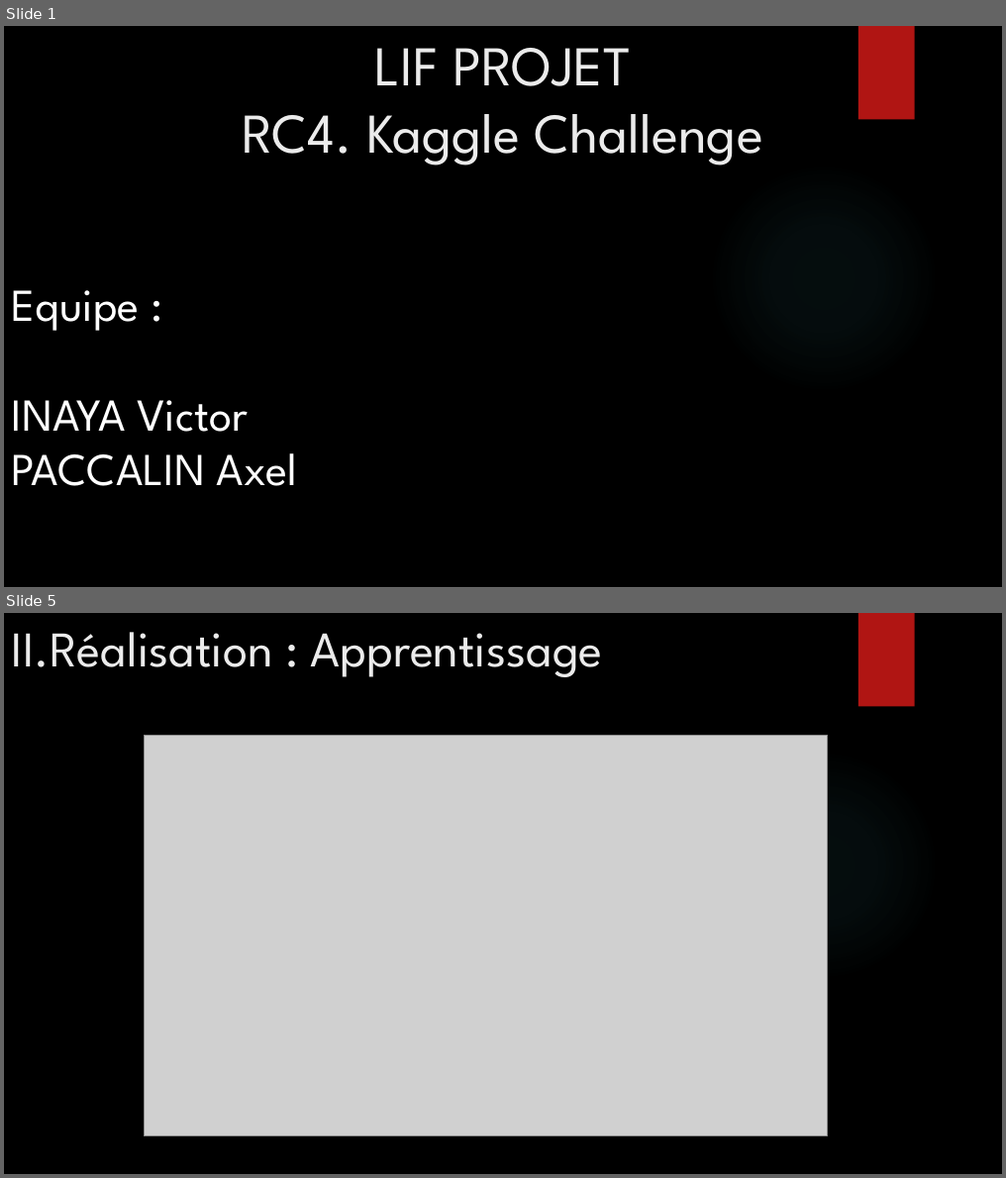
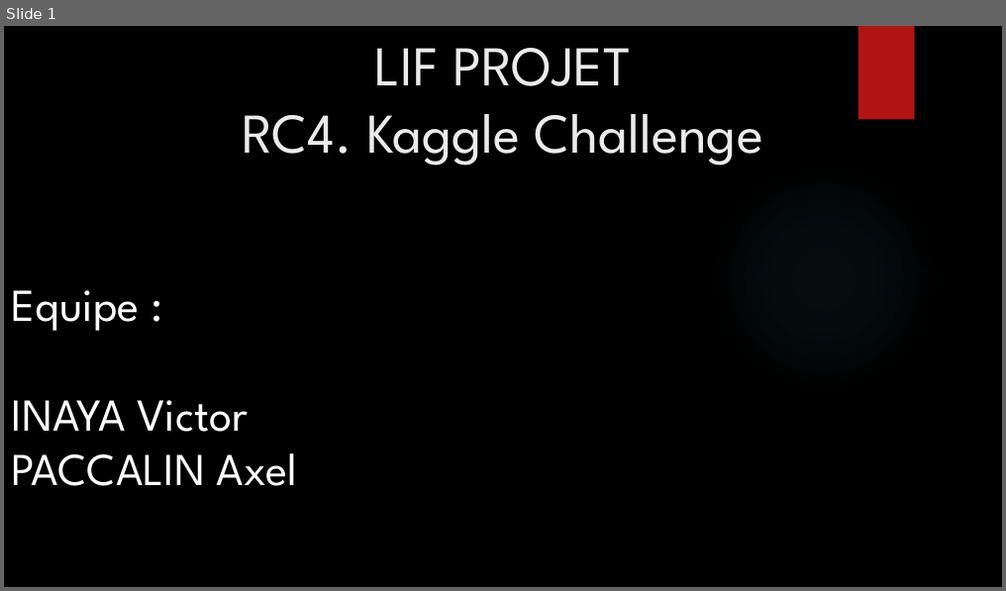
Before and after one commit to CazabetLyon1/Kaggle2018-1, a slide deck: Demo.pptx. Shown one above the other, each under a label of ours: slides 1 and 5 before the commit, slide 1 after it; the slides between them are not shown. The pictures are 1006x1178 and 1006x591 pixels, drawn with LibreOffice and Linux fonts; fonts in the diff are those of the drawing; grey boxes stand for pictures; background and template pictures are left out. Boxes give left, top, right and bottom in pixels: in the first picture for what was removed or moved away, otherwise in the second. Text is boxed around its words. In the diff, an @@ line names an element or a change of style, - is before the commit and + after.

```diff
--- a/Demo.pptx
+++ b/Demo.pptx
@@ slide 5 removed at (x1=4, y1=613, x2=1002, y2=1174), background picture (left out); not listed: 2 template elements that a slide beside it also shows @@
@@ title removed at (x1=12, y1=632, x2=603, y2=677) @@
-II.Réalisation : Apprentissage
@@ picture removed at (x1=144, y1=735, x2=828, y2=1137) @@
```
Also in this commit, not shown: 1 slide changed, 2 slides added, 3 other slides removed.
